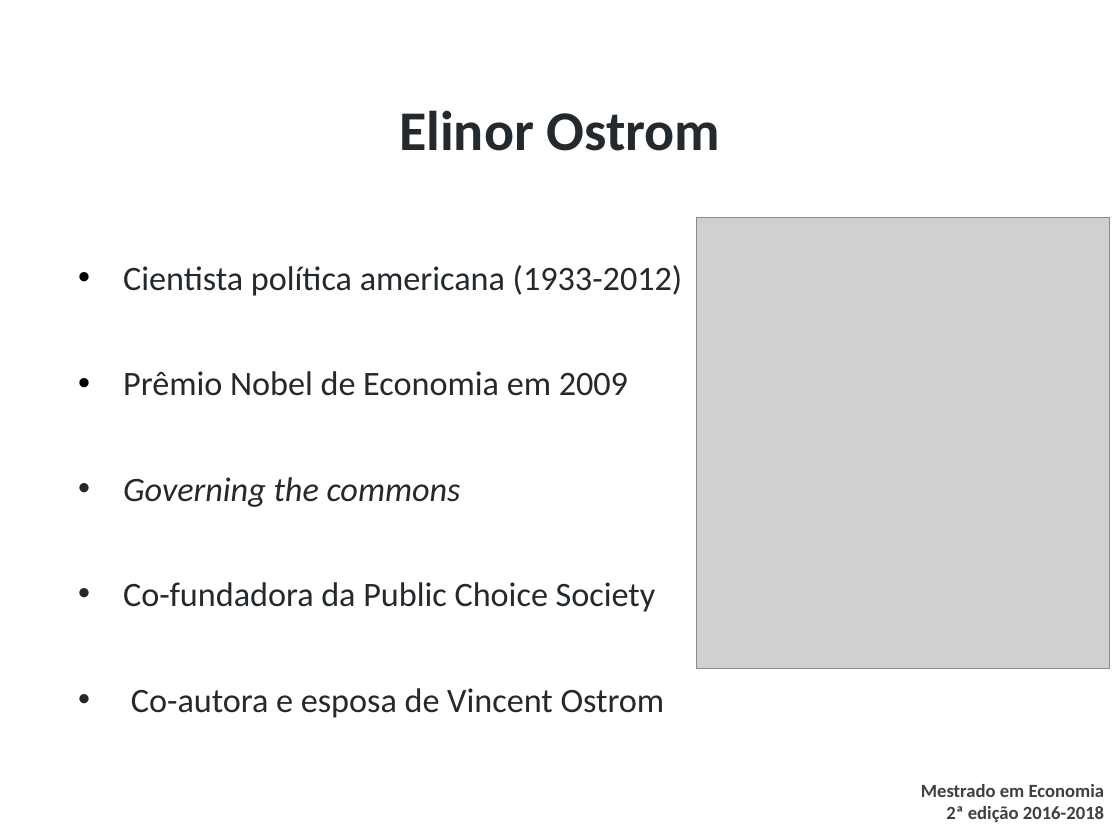
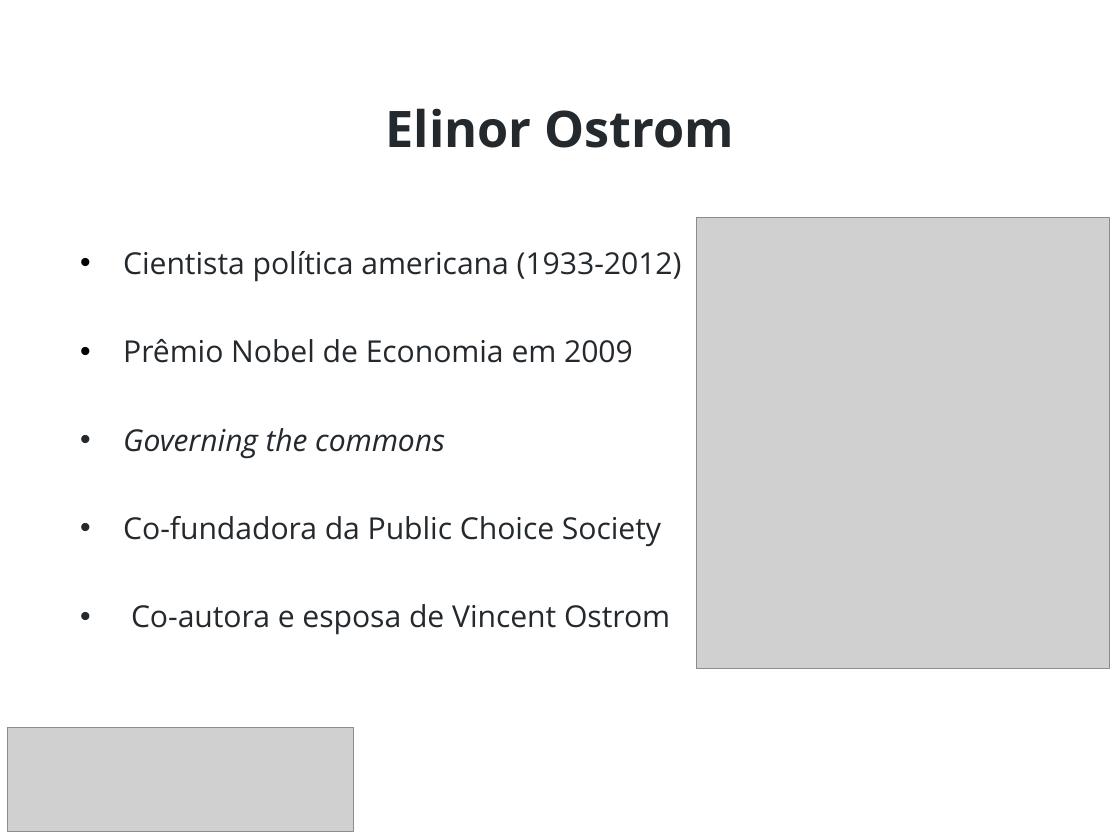
Before and after one commit to danilofreire/omma, a slide deck: slide 2 of sessoes-05-06/sessao-05.pptx. Drawn at 1120x840 pixels with LibreOffice and Linux fonts; fonts in the diff are those of the drawing; grey boxes stand for pictures; background and template pictures are left out. Boxes give left, top, right and bottom in pixels: in the first picture for what was removed or moved away, otherwise in the second. Text is boxed around its words. In the diff, an @@ line names an element or a change of style, - is before the commit and + after.

```diff
--- a/sessoes-05-06/sessao-05.pptx
+++ b/sessoes-05-06/sessao-05.pptx
@@ title "Elinor Ostrom" at (386,108,735,148): size 36 to 32.4 pt, font Calibri to Open Sans @@
@@ text "Cientista política americana (1933-2012)" at (123,251,682,635): size 22 to 19.4 pt, font Calibri to Open Sans; indent changed; line spacing 2 to 1.8; less space between paragraphs @@
@@ picture added at (7,727,353,831) @@
@@ text removed at (921,784,1105,822) @@
-Mestrado em Economia
-2ª edição 2016-2018
```
Also in this commit, not shown: 23 other slides changed, 36 other files.
